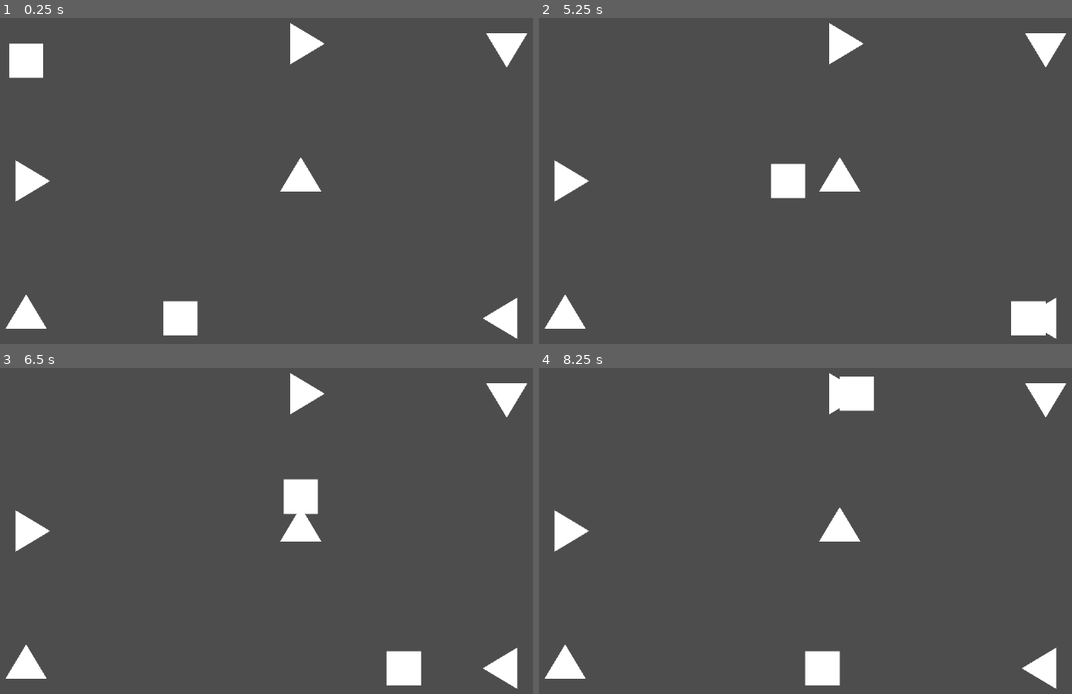
Above: before the commit, frames 1-4 (two rows, left to right).
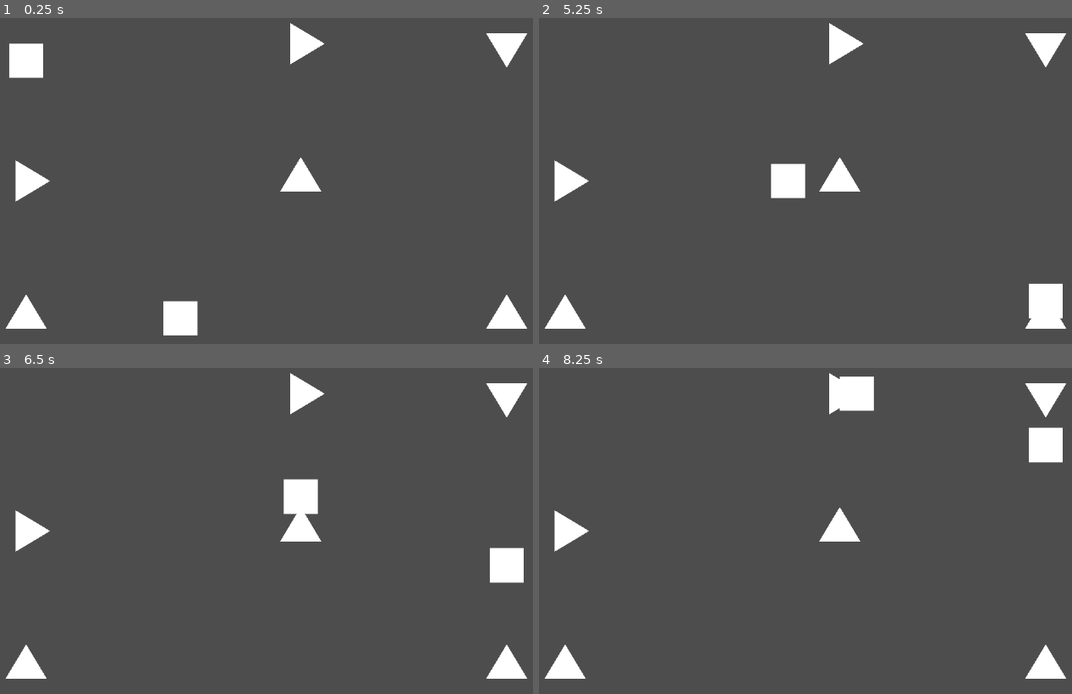
Above: after the commit, the same moments.

Repository: JeanKouss/one-at-a-time
Game: Godot game, scene res://scenes/tests/MapSample.tscn
The game is run twice, just before and just after one commit, with the same random seed, the same clock (stepped at 60 frames per second) and the same inputs. The project has no main scene, so this scene is started directly.
Inputs:
- Up to frame 1 (0.25 s): no input
- Up to frame 2 (5.25 s): no input
- Up to frame 3 (6.5 s): no input
- Up to frame 4 (8.25 s): no input

The runs differ from the first frame. In frame 1, 0.3% of the frame differs, in the area x 90-99%, y 84-99%; in frame 2, 0.9%; in frame 3, 1.6%; in frame 4, 1.7%, in the area x 49-99%, y 18-99%.

Commit message:
destroying and fiishing

Diff:
--- a/project.godot
+++ b/project.godot
@@ -14,6 +14,12 @@
 config/features=PackedStringArray("4.3", "GL Compatibility")
 config/icon="res://icon.svg"
 
+[layer_names]
+
+2d_physics/layer_1="BobToy"
+2d_physics/layer_2="RobDirChanger"
+2d_physics/layer_3="Exit"
+
 [rendering]
 
 renderer/rendering_method="gl_compatibility"
--- /dev/null
+++ b/scenes/Exit/Exit.gd
@@ -0,0 +1,19 @@
+extends Node2D
+
+signal robtoy_exited(rt:RobToy)
+
+# Called when the node enters the scene tree for the first time.
+func _ready() -> void:
+	pass # Replace with function body.
+
+
+# Called every frame. 'delta' is the elapsed time since the previous frame.
+func _process(_delta: float) -> void:
+	pass
+
+
+func _on_exit_confirmation_area_body_entered(body:Node2D) -> void:
+	if not body is RobToy :
+		return
+	robtoy_exited.emit(body)
+	(body as RobToy).exit_map()
--- /dev/null
+++ b/scenes/Exit/Exit.tscn
@@ -0,0 +1,28 @@
+[gd_scene load_steps=3 format=3 uid="uid://b1s6wyq5vesfb"]
+
+[ext_resource type="Script" path="res://scenes/Exit/Exit.gd" id="1_uyit1"]
+
+[sub_resource type="CircleShape2D" id="CircleShape2D_jivt4"]
+radius = 20.0
+
+[node name="Exit" type="Node2D"]
+script = ExtResource("1_uyit1")
+
+[node name="Body" type="Node2D" parent="."]
+
+[node name="Entry" type="Polygon2D" parent="Body"]
+polygon = PackedVector2Array(100, -100, 70, -80, 70, 80, 100, 100)
+
+[node name="Box" type="Polygon2D" parent="Body"]
+color = Color(0.194349, 0.194349, 0.194349, 1)
+polygon = PackedVector2Array(70, -70, -70, -70, -70, 70, 70, 70)
+
+[node name="ExitConfirmationArea" type="Area2D" parent="."]
+position = Vector2(-30, 0)
+collision_layer = 4
+
+[node name="CollisionShape2D" type="CollisionShape2D" parent="ExitConfirmationArea"]
+position = Vector2(-20, 0)
+shape = SubResource("CircleShape2D_jivt4")
+
+[connection signal="body_entered" from="ExitConfirmationArea" to="." method="_on_exit_confirmation_area_body_entered"]
--- a/scenes/RobDirChanger/RobDirChanger.tscn
+++ b/scenes/RobDirChanger/RobDirChanger.tscn
@@ -6,6 +6,7 @@
 size = Vector2(200, 200)
 
 [node name="RobDirChanger" type="Area2D"]
+collision_layer = 2
 monitorable = false
 script = ExtResource("1_clyvo")
 
--- a/scenes/RobToy/RobToy.gd
+++ b/scenes/RobToy/RobToy.gd
@@ -43,6 +43,16 @@
 	var valid : Vector2 = snapped(of, Vector2(200, 200))
 	return valid
 
+func exit_map() :
+	queue_free()
+
+func _on_contact_area_body_entered(body:Node2D) -> void:
+	if body == self :
+		return
+	destroy(body.global_position)
+
+func destroy(_from:Vector2=Vector2.ZERO) :
+	queue_free()
 
 func _process(_delta: float) -> void:
 	if Engine.is_editor_hint() :
--- a/scenes/RobToy/RobToy.tscn
+++ b/scenes/RobToy/RobToy.tscn
@@ -1,14 +1,17 @@
-[gd_scene load_steps=3 format=3 uid="uid://bmi5tsem3iw7n"]
+[gd_scene load_steps=4 format=3 uid="uid://bmi5tsem3iw7n"]
 
 [ext_resource type="Script" path="res://scenes/RobToy/RobToy.gd" id="1_0fnyv"]
 
 [sub_resource type="RectangleShape2D" id="RectangleShape2D_kktcp"]
 size = Vector2(100, 100)
 
+[sub_resource type="RectangleShape2D" id="RectangleShape2D_g34rc"]
+size = Vector2(100, 100)
+
 [node name="RobToy" type="CharacterBody2D"]
+collision_mask = 0
 motion_mode = 1
 script = ExtResource("1_0fnyv")
-initial_dir = 2
 
 [node name="CollisionShape2D" type="CollisionShape2D" parent="."]
 shape = SubResource("RectangleShape2D_kktcp")
@@ -17,3 +20,11 @@
 
 [node name="Polygon2D" type="Polygon2D" parent="Body"]
 polygon = PackedVector2Array(-50, -50, 50, -50, 50, 50, -50, 50)
+
+[node name="ContactArea" type="Area2D" parent="."]
+collision_layer = 0
+
+[node name="CollisionShape2D" type="CollisionShape2D" parent="ContactArea"]
+shape = SubResource("RectangleShape2D_g34rc")
+
+[connection signal="body_entered" from="ContactArea" to="." method="_on_contact_area_body_entered"]
--- a/scenes/tests/MapSample.tscn
+++ b/scenes/tests/MapSample.tscn
@@ -20,7 +20,7 @@
 
 [node name="RobDirChanger5" parent="." instance=ExtResource("1_48btn")]
 position = Vector2(600, 400)
-facing = 3
+facing = 0
 
 [node name="RobDirChanger6" parent="." instance=ExtResource("1_48btn")]
 position = Vector2(-800, 400)
